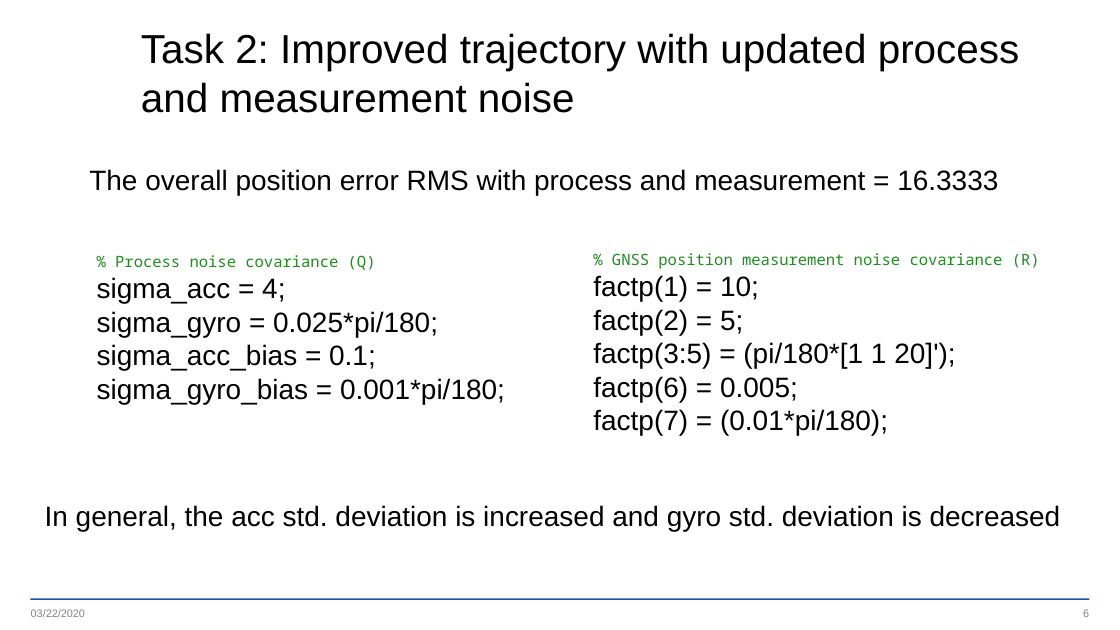
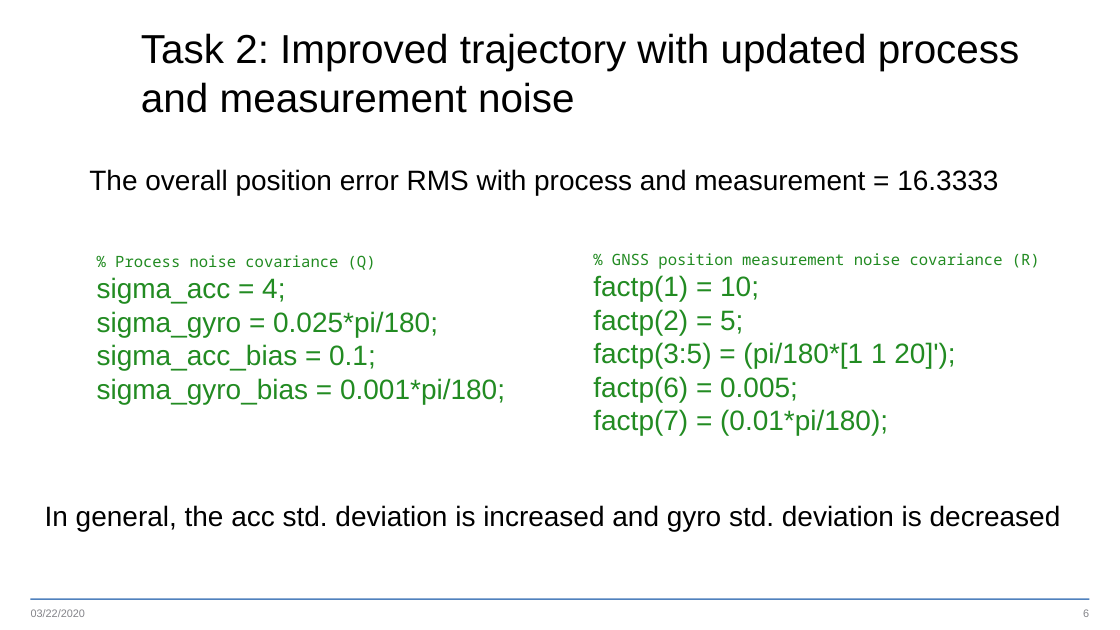
Before and after one commit to mrsandipandas/GPSaidedIMU, a slide deck: slide 6 of GPS-IMU.pptx. Drawn at 1120x630 pixels with LibreOffice and Linux fonts; fonts in the diff are those of the drawing; background and template pictures are left out. Boxes give left, top, right and bottom in pixels: in the first picture for what was removed or moved away, otherwise in the second. Text is boxed around its words. In the diff, an @@ line names an element or a change of style, - is before the commit and + after.

```diff
--- a/GPS-IMU.pptx
+++ b/GPS-IMU.pptx
@@ text at [97,277,505,404]: text colour #000000 to #228B22 in "sigma_acc = 4;", "sigma_gyro = 0.025*pi/180;", "sigma_acc_bias = 0.1;", "sigma_gyro_bias = 0.001*pi/180;" @@
@@ text at [593,275,955,436]: text colour #000000 to #228B22 in "factp(1) = 10;", "factp(2) = 5; factp(3:5) = (pi/180*[1 1 ...", "factp(6) = 0.005;", "factp(7) = (0.01*pi/180);" @@
@@ line (30, 599) - (1090, 599): stroke #1954A6 0.99 pt to #4F81BD 0.99 pt @@
```
Also in this commit, not shown: 10 other slides changed, 1 other file.
